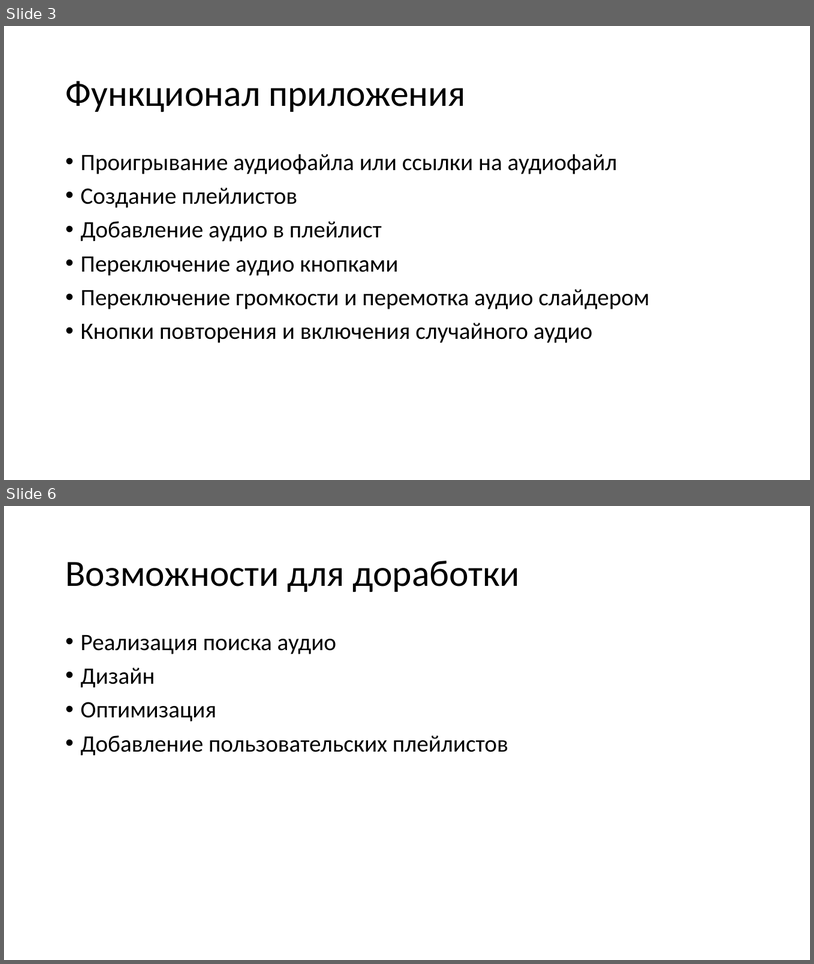
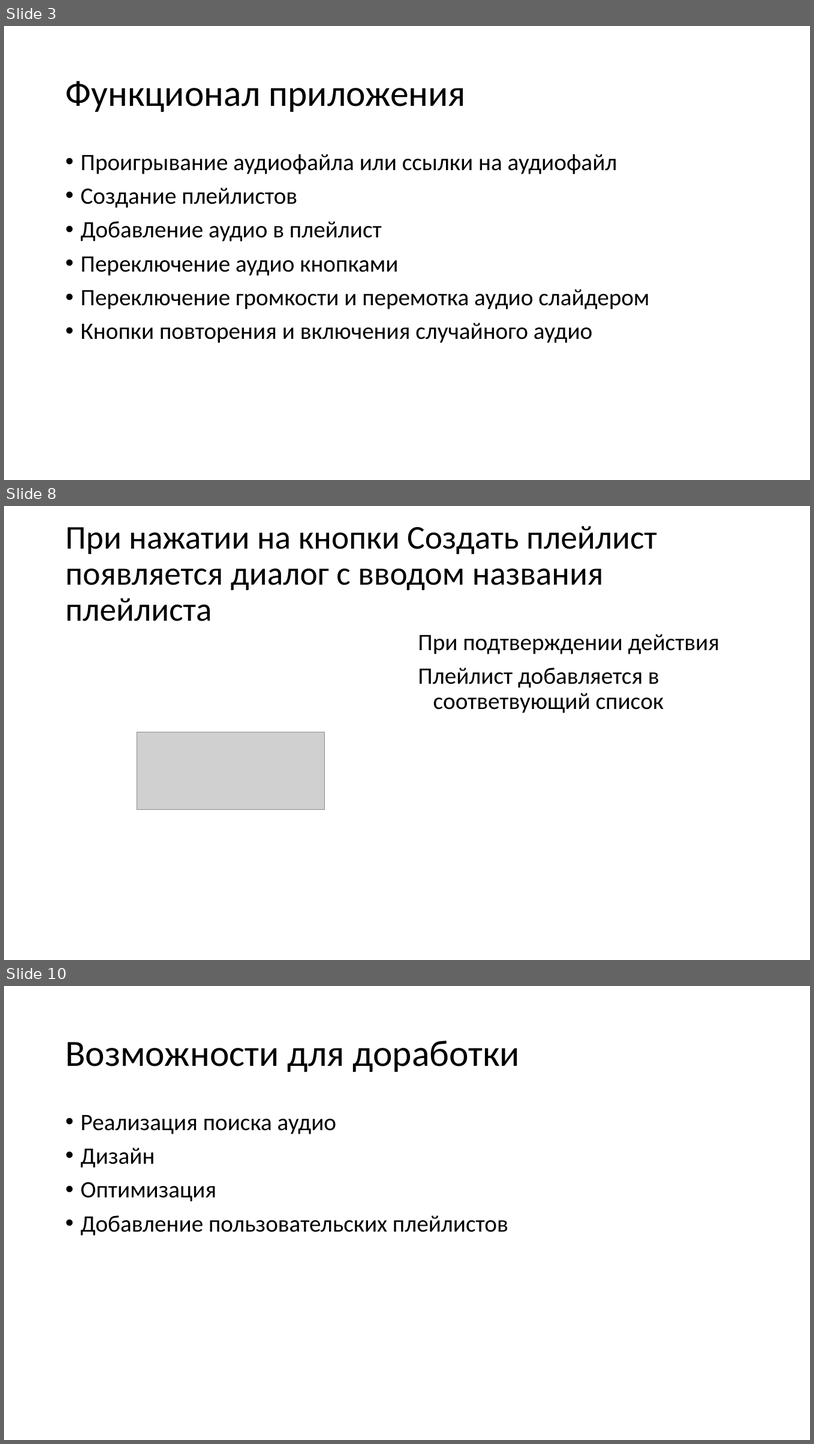
Before and after one commit to Ononim03/Simple_Audio, a slide deck: Simple audio.pptx. Shown one above the other, each under a label of ours: slides 3 and 6 before the commit, slides 3, 8 and 10 after it; the slides between them are not shown. The pictures are 814x964 and 814x1444 pixels, drawn with LibreOffice and Linux fonts; fonts in the diff are those of the drawing; grey boxes stand for pictures. Boxes give left, top, right and bottom in pixels: in the first picture for what was removed or moved away, otherwise in the second. Text is boxed around its words. In the diff, an @@ line names an element or a change of style, - is before the commit and + after.

```diff
--- a/Simple audio.pptx
+++ b/Simple audio.pptx
@@ slide 8 added at (x1=4, y1=506, x2=810, y2=960), background #FFFFFF @@
@@ title added at (x1=65, y1=526, x2=657, y2=621), 39.6 pt, text #000000 @@
+При нажатии на кнопки Создать плейлист
+появляется диалог с вводом названия плейлиста
@@ text added at (x1=418, y1=634, x2=720, y2=713), 28 pt, text #000000 @@
+При подтверждении действия
+Плейлист добавляется в соответвующий список
@@ picture added at (x1=137, y1=732, x2=325, y2=809) @@
@@ what was slide 6 is now slide 10 @@
```
Also in this commit, not shown: 5 other slides added, 2 slides removed.
